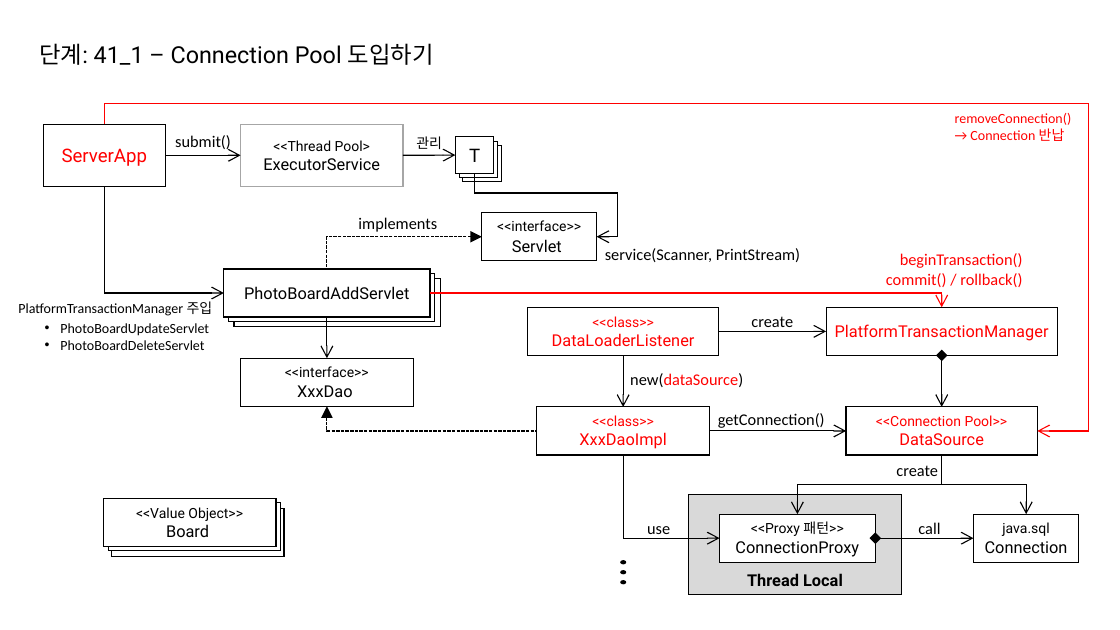
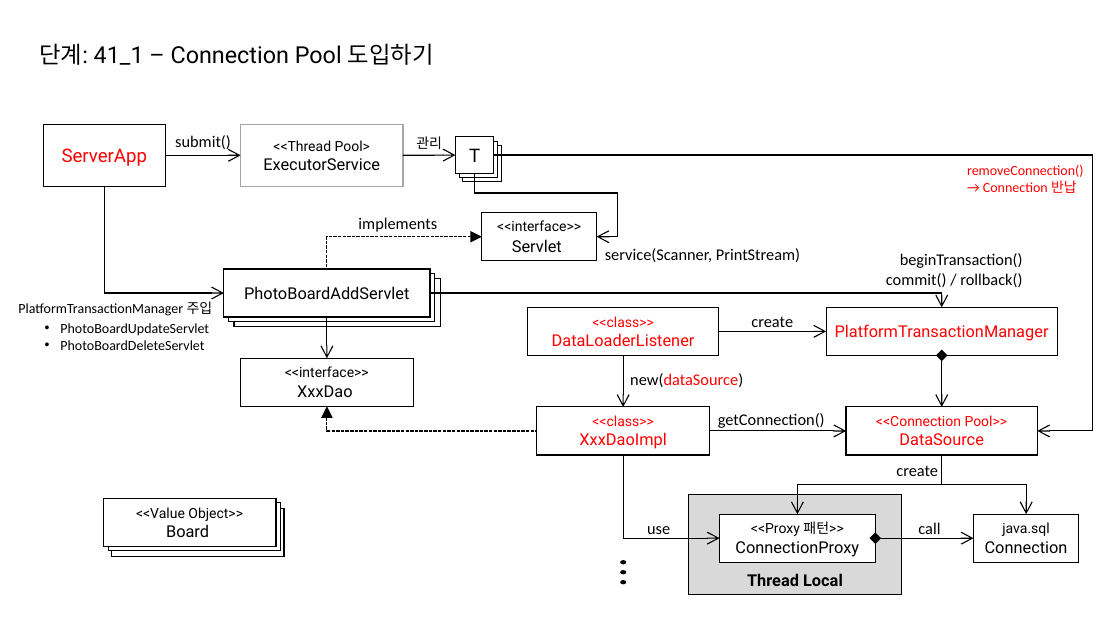
Before and after one commit to eomjinyoung/bitcamp-20191202, a slide deck: slide 65 of ClassDiagram.pptx. Drawn at 1120x630 pixels with LibreOffice and Linux fonts; fonts in the diff are those of the drawing. Boxes give left, top, right and bottom in pixels: in the first picture for what was removed or moved away, otherwise in the second. Text is boxed around its words. In the diff, an @@ line names an element or a change of style, - is before the commit and + after.

```diff
--- a/ClassDiagram.pptx
+++ b/ClassDiagram.pptx
@@ elbow arrow moved from (104, 124) - (1038, 431) to (494, 155) - (1038, 431) @@
@@ elbow arrow (494, 155) - (1038, 431): stroke #FF0000 1 pt to #000000 1 pt @@
@@ text "removeConnection()": place and size @@
-text "removeConnection()" at bbox=[955, 113, 1072, 141]
+text "removeConnection()" at bbox=[967, 165, 1084, 193]
@@ text "beginTransaction()" at bbox=[886, 253, 1023, 287]: text colour #FF0000 to #000000 @@
@@ elbow arrow (430, 293) - (942, 308): stroke #FF0000 1 pt to #000000 1 pt @@
```
Also in this commit, not shown: 3 other slides changed, 21 slides added, 3 other files.
